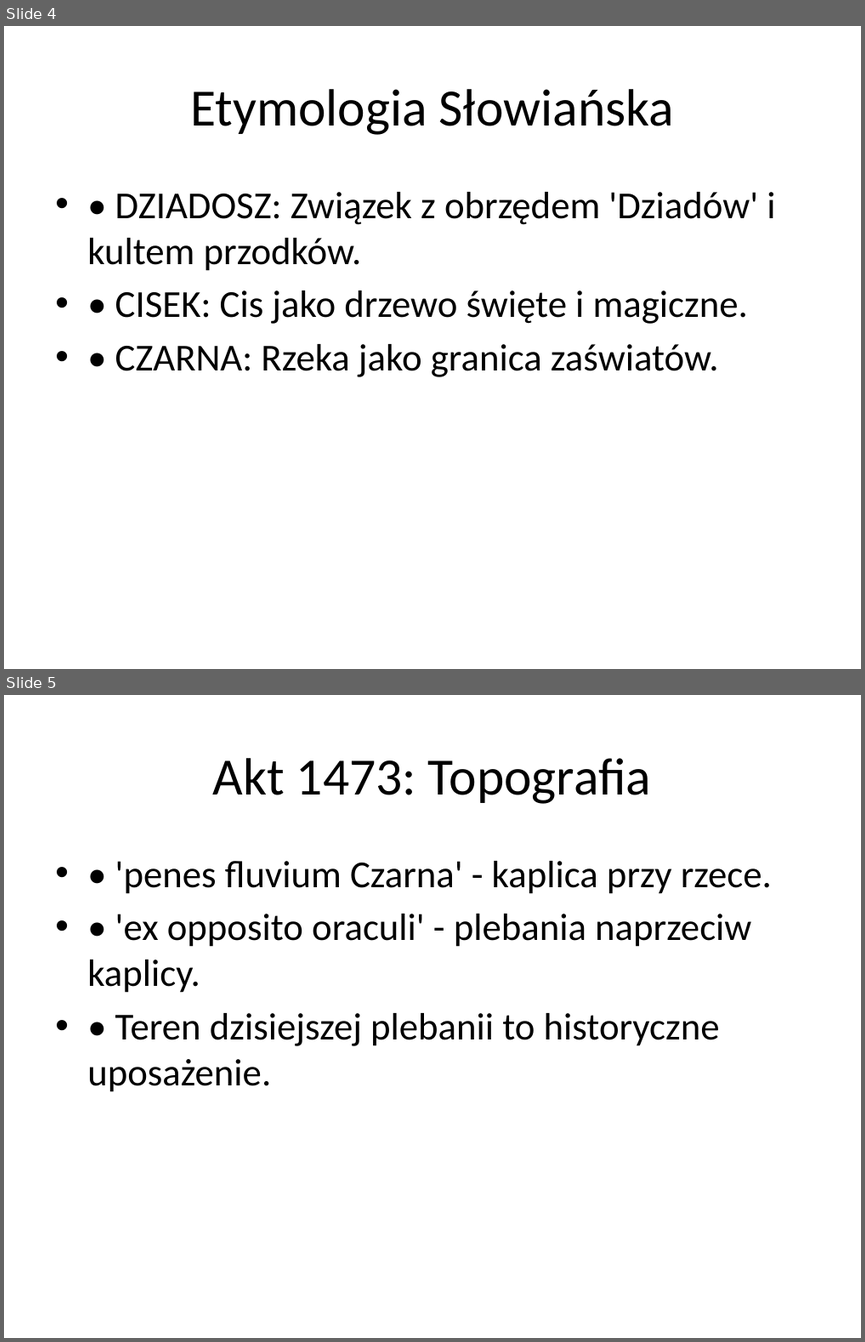
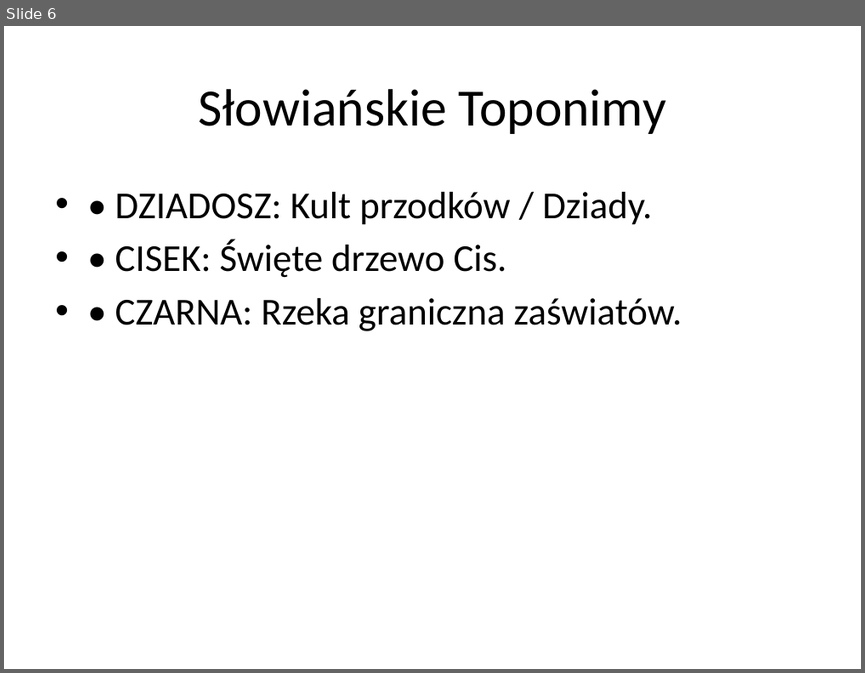
Before and after one commit to lindi2k23-eng/pustel, a slide deck: Analiza_Historyczno-Badawcza_Najnowszego Pustelnika170520266.pptx. Shown one above the other, each under a label of ours: slides 4 and 5 before the commit, slide 6 after it. The pictures are 865x1342 and 865x673 pixels, drawn with LibreOffice and Linux fonts; fonts in the diff are those of the drawing. Boxes give left, top, right and bottom in pixels: in the first picture for what was removed or moved away, otherwise in the second. Text is boxed around its words. In the diff, an @@ line names an element or a change of style, - is before the commit and + after.

```diff
--- a/Analiza_Historyczno-Badawcza_Najnowszego Pustelnika170520266.pptx
+++ b/Analiza_Historyczno-Badawcza_Najnowszego Pustelnika170520266.pptx
@@ slide 5 removed at [4, 695, 861, 1338], background #FFFFFF @@
@@ title removed at [213, 758, 651, 804] @@
-Akt 1473: Topografia
@@ text removed at [87, 861, 772, 1092] @@
-• • 'penes fluvium Czarna' - kaplica przy rzece.
-• • 'ex opposito oraculi' - plebania naprzeciw kaplicy.
-• • Teren dzisiejszej plebanii to historyczne uposażenie.
@@ what was slide 4 is now slide 6 @@
@@ slide 6 changed as well @@
@@ title at [198, 89, 666, 134]: text changed @@
-Etymologia Słowiańska
+Słowiańskie Toponimy
@@ text at [115, 192, 682, 331]: text changed @@
-• • DZIADOSZ: Związek z obrzędem 'Dziadów' i kultem przodków.
-• • CISEK: Cis jako drzewo święte i magiczne.
-• • CZARNA: Rzeka jako granica zaświatów.
+• • DZIADOSZ: Kult przodków / Dziady.
+• • CISEK: Święte drzewo Cis.
+• • CZARNA: Rzeka graniczna zaświatów.
```
Also in this commit, not shown: 3 other slides changed, 2 slides added, 1 other slide removed, 2 other files.
